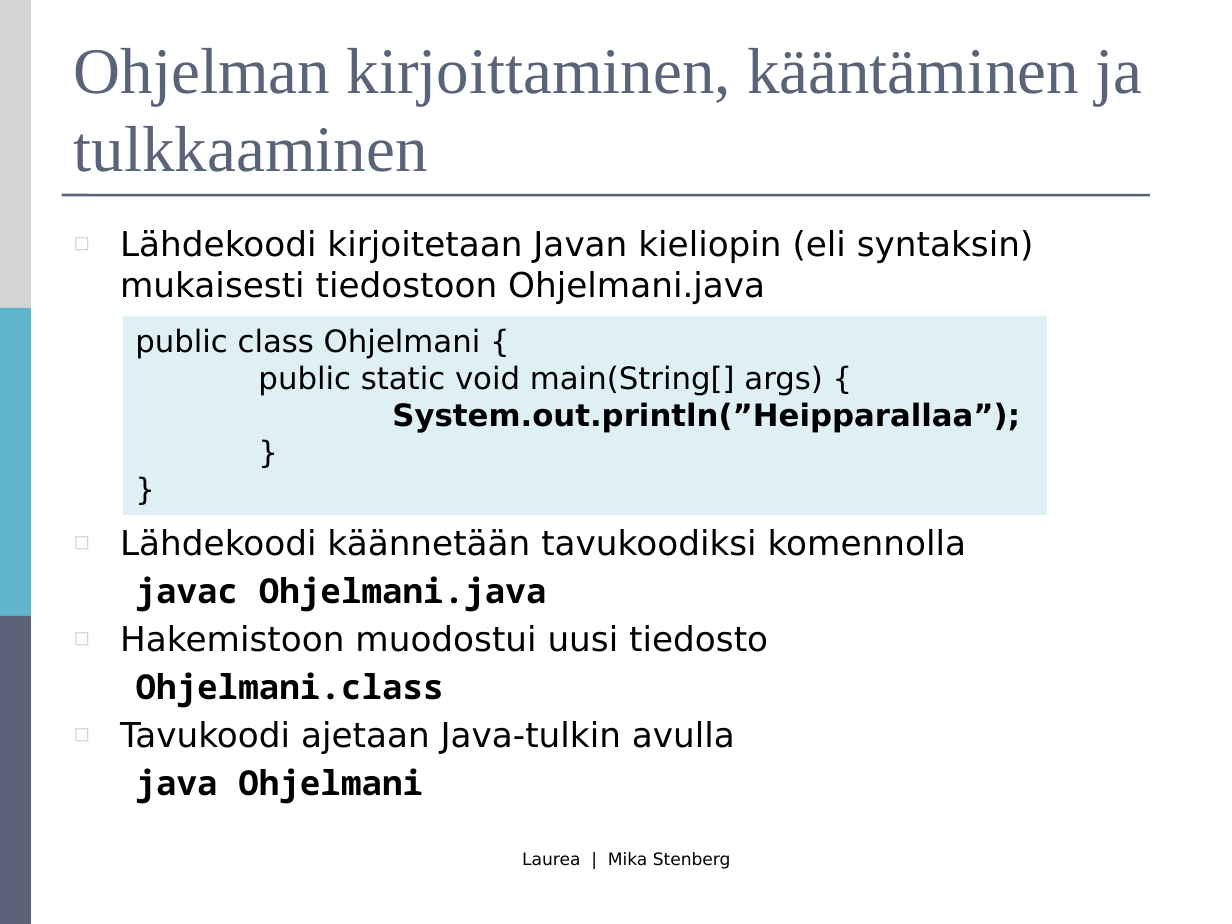
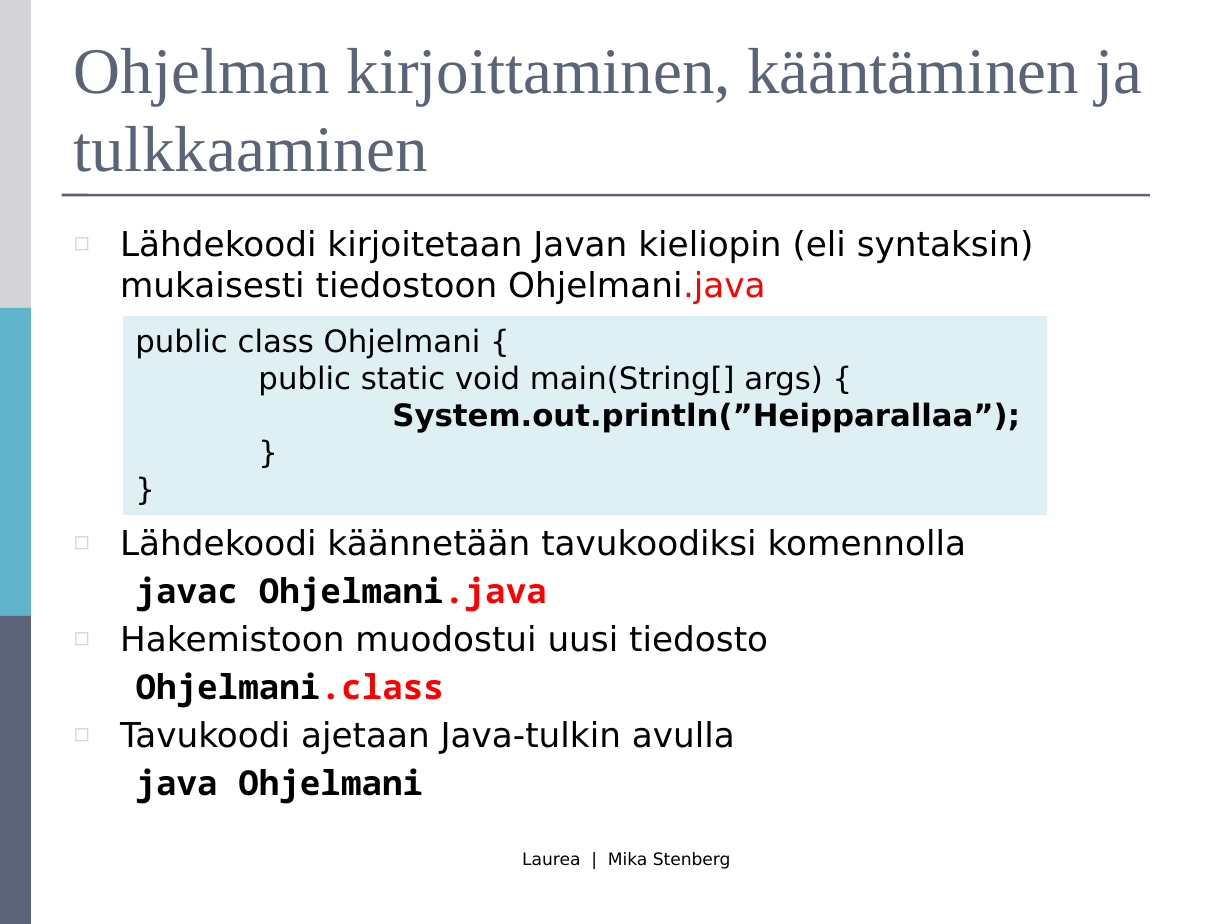
Before and after one commit to mjstenbe/OO_2017, a slide deck: slide 21 of Lecture materials (Antonius)/R0027-Luento-1-Intro.pptx. Drawn at 1232x924 pixels with LibreOffice and Linux fonts; fonts in the diff are those of the drawing. Boxes give left, top, right and bottom in pixels: in the first picture for what was removed or moved away, otherwise in the second. Text is boxed around its words. In the diff, an @@ line names an element or a change of style, - is before the commit and + after.

```diff
--- a/Lecture materials (Antonius)/R0027-Luento-1-Intro.pptx
+++ b/Lecture materials (Antonius)/R0027-Luento-1-Intro.pptx
@@ text at [120, 230, 1033, 708]: text colour #000000 to #FF0000 in "Ohjelmani.java", "Ohjelmani.java", "Ohjelmani.class" @@
```
Also in this commit, not shown: 7 other slides changed, 3 other files.
